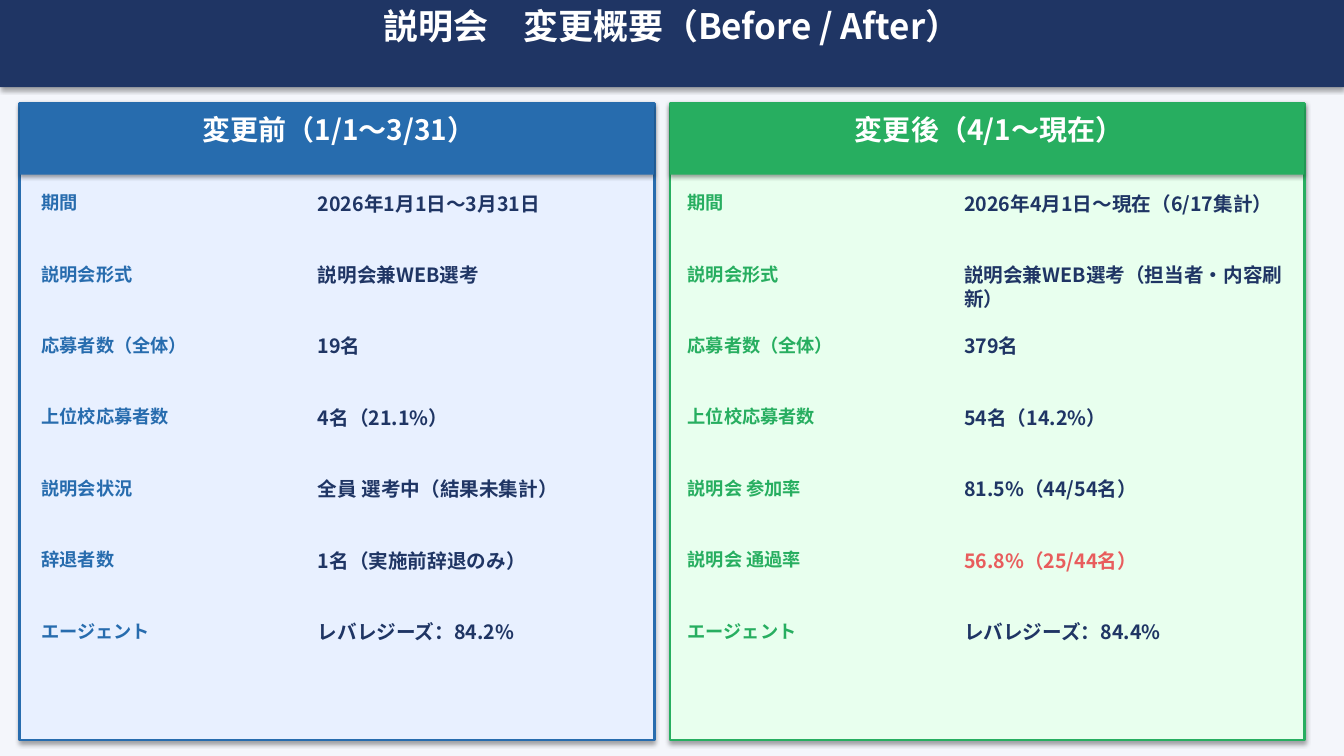
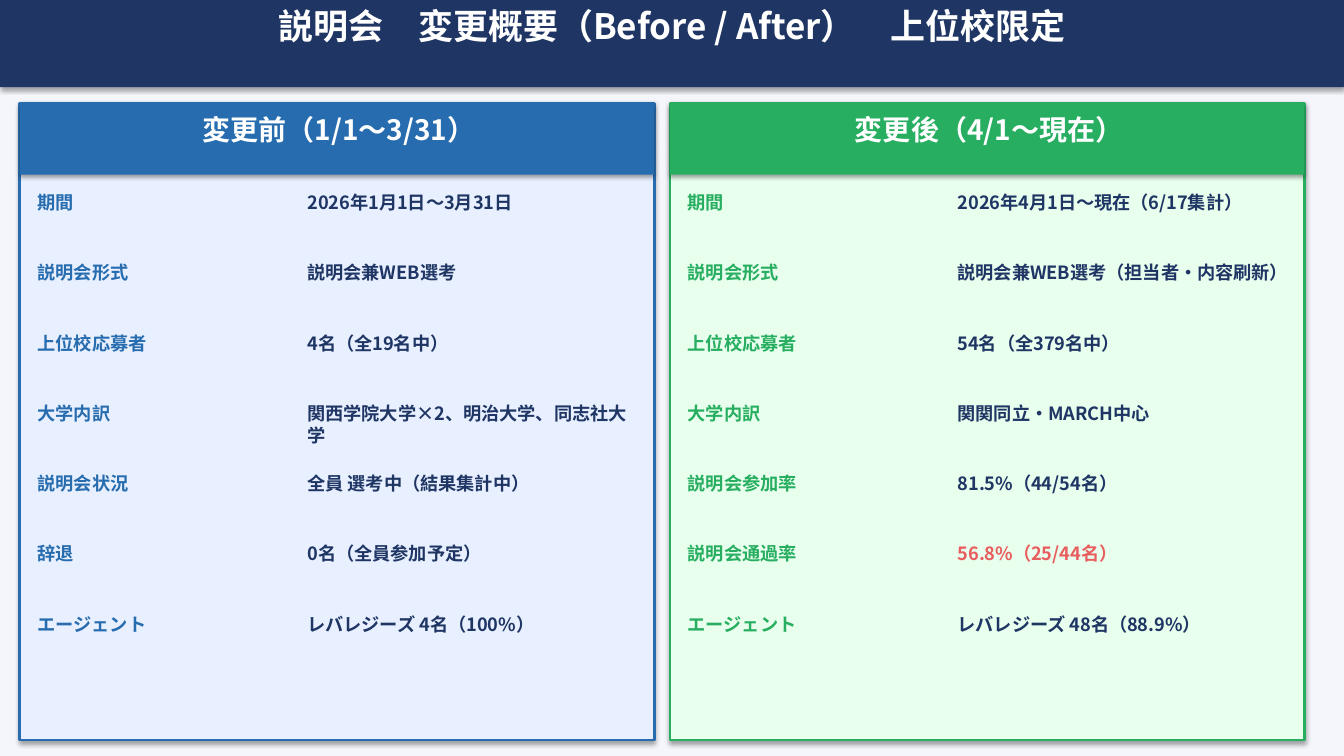
Before and after one commit to syoukaku007-star/daiki, a slide deck: slide 2 of 説明会改善効果検証レポート_2026.pptx. Drawn at 1344x756 pixels with LibreOffice and Linux fonts; fonts in the diff are those of the drawing. Boxes give left, top, right and bottom in pixels: in the first picture for what was removed or moved away, otherwise in the second. Text is boxed around its words. In the diff, an @@ line names an element or a change of style, - is before the commit and + after.

```diff
--- a/説明会改善効果検証レポート_2026.pptx
+++ b/説明会改善効果検証レポート_2026.pptx
@@ text at (279,9,1065,43): text changed @@
-説明会 変更概要（Before / After）
+説明会 変更概要（Before / After） 上位校限定
@@ text "期間": place and size @@
-text "期間" at (42,191,78,215)
+text "期間" at (38,191,74,215)
@@ text "2026年1月1日〜3月31日": place and size @@
-text "2026年1月1日〜3月31日" at (318,194,540,213)
+text "2026年1月1日〜3月31日" at (307,193,512,211)
@@ text "説明会形式": place and size @@
-text "説明会形式" at (42,265,133,283)
+text "説明会形式" at (38,263,129,281)
@@ text "説明会兼WEB選考": place and size @@
-text "説明会兼WEB選考" at (318,265,479,284)
+text "説明会兼WEB選考" at (307,263,456,281)
@@ text at (38,334,147,352): text changed @@
-応募者数（全体）
+上位校応募者
@@ text at (307,334,448,352): text changed; size 14 to 13 pt @@
-19名
+4名（全19名中）
@@ text at (688,334,797,352): text changed @@
-応募者数（全体）
+上位校応募者
@@ text at (958,334,1120,352): text changed; size 14 to 13 pt @@
-379名
+54名（全379名中）
@@ text at (38,404,111,422): text changed @@
-上位校応募者数
+大学内訳
@@ text at (307,404,626,444): text changed; size 14 to 13 pt @@
-4名（21.1%）
+関西学院大学×2、明治大学、同志社大学
@@ text at (688,404,761,422): text changed @@
-上位校応募者数
+大学内訳
@@ text at (958,404,1150,422): text changed; size 14 to 13 pt @@
-54名（14.2%）
+関関同立・MARCH中心
@@ text "説明会状況": place and size @@
-text "説明会状況" at (42,479,133,497)
+text "説明会状況" at (38,474,129,492)
@@ text at (307,474,530,492): text changed; size 14 to 13 pt @@
-全員 選考中（結果未集計）
+全員 選考中（結果集計中）
@@ text at (688,474,797,492): spaces changed @@
-説明会 参加率
+説明会参加率
@@ size 14 to 13 pt in 6 elements at (958,193,1243,213), (958,263,1289,281), (307,193,512,211), (307,263,456,281), (958,474,1118,494), (958,544,1118,564) @@
@@ text "56.8%（25/44名）": place and size @@
-text "56.8%（25/44名）" at (964,551,1137,572)
+text "56.8%（25/44名）" at (958,544,1118,564)
@@ text at (38,544,74,562): text changed @@
-辞退者数
+辞退
@@ text at (307,544,481,562): text changed; size 14 to 13 pt @@
-1名（実施前辞退のみ）
+0名（全員参加予定）
@@ text at (688,544,797,562): spaces changed @@
-説明会 通過率
+説明会通過率
@@ text "エージェント": place and size @@
-text "エージェント" at (42,623,151,639)
+text "エージェント" at (38,616,147,632)
@@ text at (307,615,534,633): text changed; size 14 to 13 pt @@
-レバレジーズ：84.2%
+レバレジーズ 4名（100%）
@@ text "エージェント": place and size @@
-text "エージェント" at (688,623,797,639)
+text "エージェント" at (688,616,797,632)
@@ text at (958,615,1201,633): text changed; size 14 to 13 pt @@
-レバレジーズ：84.4%
+レバレジーズ 48名（88.9%）
```
Also in this commit, not shown: 6 other slides changed, 1 slide added.
